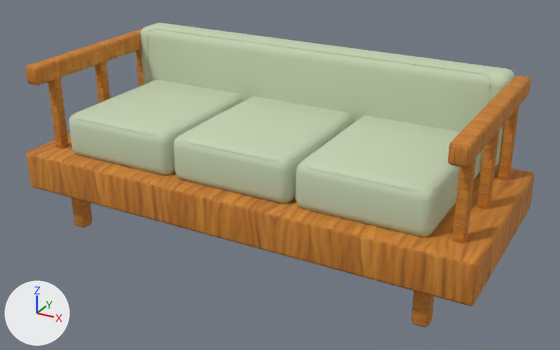
What one commit did to the Blender file assets-source/blender/slat-day-sofa.blend.
The view is the same before and after, from a camera (50 mm lens) standing at (1.49, -2.64, 1.62) and looking at (0.05, -0.02, 0.31). Every picture has the same lights, and +X, +Y and +Z are marked at lower left. The first picture is the older version.

In view in the first picture: 'open_arm_rail', 'open_arm_rail.001', 'padded_back', 'seat_frame', 'side_slats', 'side_slats.001', 'side_slats.002', 'side_slats.003', 'side_slats.004', 'side_slats.005', 'tailored_double_welt', 'tailored_seat', 'tailored_seat.001', 'tailored_seat.002', 'timber_leg', 'timber_leg.002'.
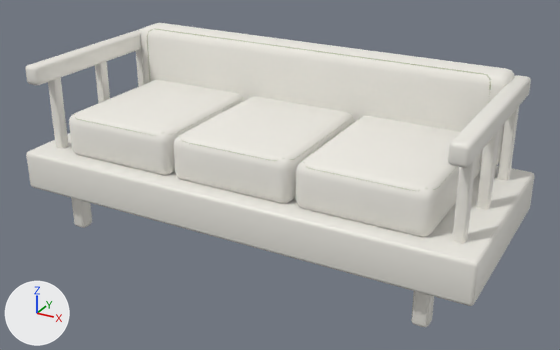
Scene script edits in JSON lines:
```json
{"op": "remove", "block": "mat_wood_honey_textured", "code": "mat_wood_honey_textured.texture = img_handpainted_honey_oak_png"}
{"op": "add", "block": "mat_wood_honey_textured", "code": "mat_wood_honey_textured.base_color = (0.86, 0.84, 0.78)  # white #efece5"}
{"op": "set", "path": "mat_wood_honey_textured.roughness", "old": "0.82", "new": "0.47"}
{"op": "set", "path": "mat_upholstery_textured.base_color", "old": "(0.56, 0.65, 0.45)", "new": "(0.86, 0.84, 0.78)", "note": "pale green #c5d3b3 -> white #efece5"}
```

What differs and where, as boxes (x1, y1, x2, y2) in the pictures (560 x 350 px):
```json
{"object": "seat_frame", "change": "surface changed", "before": [26, 133, 535, 306], "after": [26, 133, 535, 306], "on screen": "brown to white"}
{"object": "padded_back", "change": "recoloured", "before": [140, 23, 515, 166], "after": [140, 23, 515, 166], "on screen": "pale green to white"}
{"object": "tailored_seat.002", "change": "recoloured", "before": [296, 116, 481, 237], "after": [296, 116, 481, 237], "on screen": "pale green to white"}
{"object": "tailored_seat.001", "change": "recoloured", "before": [174, 96, 354, 204], "after": [174, 96, 354, 204], "on screen": "pale green to white"}
{"object": "tailored_seat", "change": "recoloured", "before": [69, 80, 244, 175], "after": [69, 80, 244, 175]}
{"object": "open_arm_rail.001", "change": "surface changed", "before": [448, 75, 531, 168], "after": [448, 75, 531, 168], "on screen": "orange to white"}
{"object": "open_arm_rail", "change": "surface changed", "before": [25, 28, 143, 85], "after": [25, 28, 143, 85], "on screen": "brown to white"}
{"object": "side_slats.003", "change": "surface changed", "before": [452, 158, 476, 244], "after": [452, 158, 476, 244], "on screen": "brown to white"}
{"object": "side_slats.004", "change": "surface changed", "before": [477, 129, 500, 210], "after": [477, 129, 500, 210], "on screen": "brown to white"}
{"object": "side_slats", "change": "surface changed", "before": [48, 78, 69, 149], "after": [48, 78, 69, 149], "on screen": "brown to white"}
{"object": "side_slats.005", "change": "surface changed", "before": [497, 107, 519, 181], "after": [497, 107, 519, 181], "on screen": "brown to white"}
{"object": "timber_leg.002", "change": "surface changed", "before": [411, 291, 434, 327], "after": [411, 291, 434, 327], "on screen": "brown to white"}
{"object": "timber_leg", "change": "surface changed", "before": [71, 198, 92, 228], "after": [71, 198, 92, 228], "on screen": "brown to white"}
{"object": "side_slats.001", "change": "surface changed", "before": [95, 61, 110, 103], "after": [95, 61, 110, 103], "on screen": "brown to white"}
{"object": "side_slats.002", "change": "surface changed", "before": [136, 49, 144, 87], "after": [136, 49, 144, 87], "on screen": "brown to white"}
```
